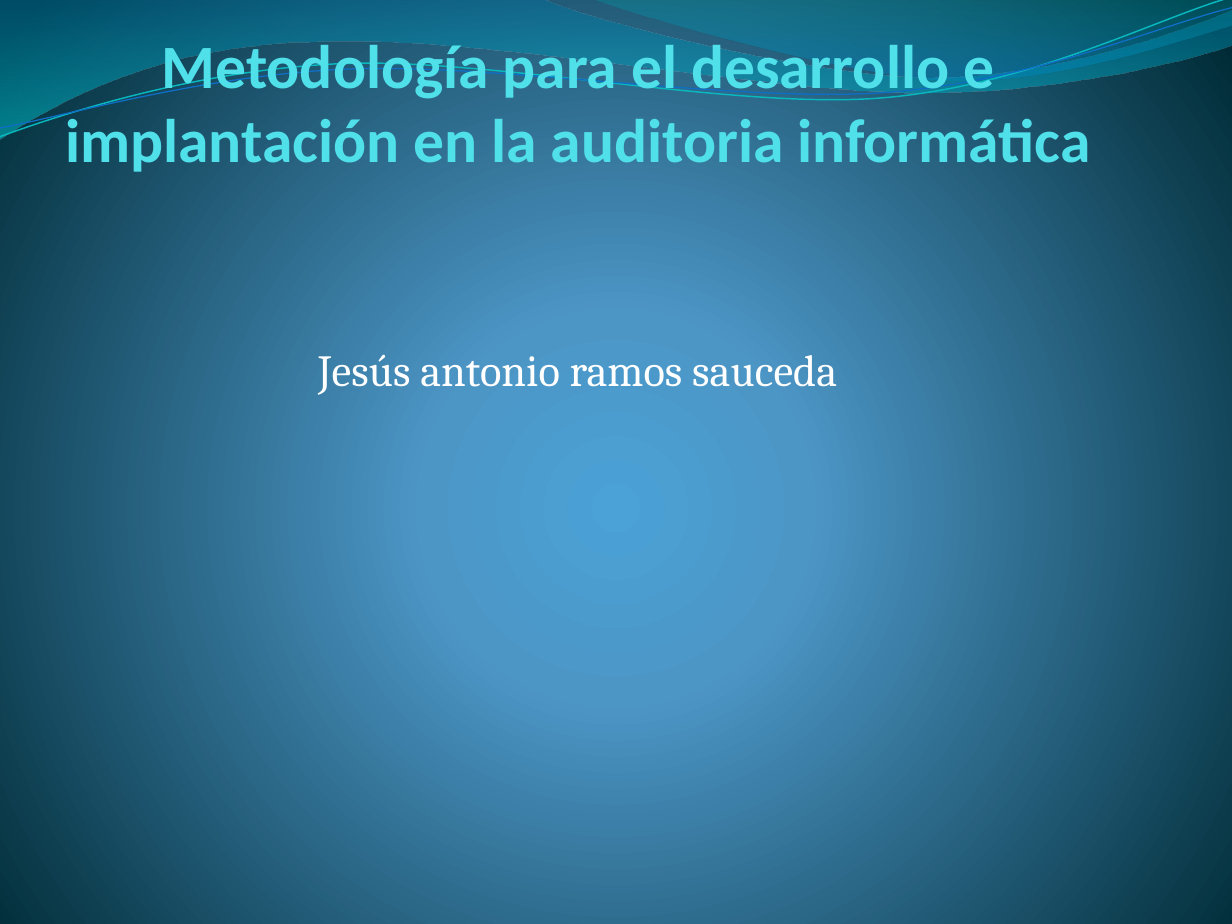
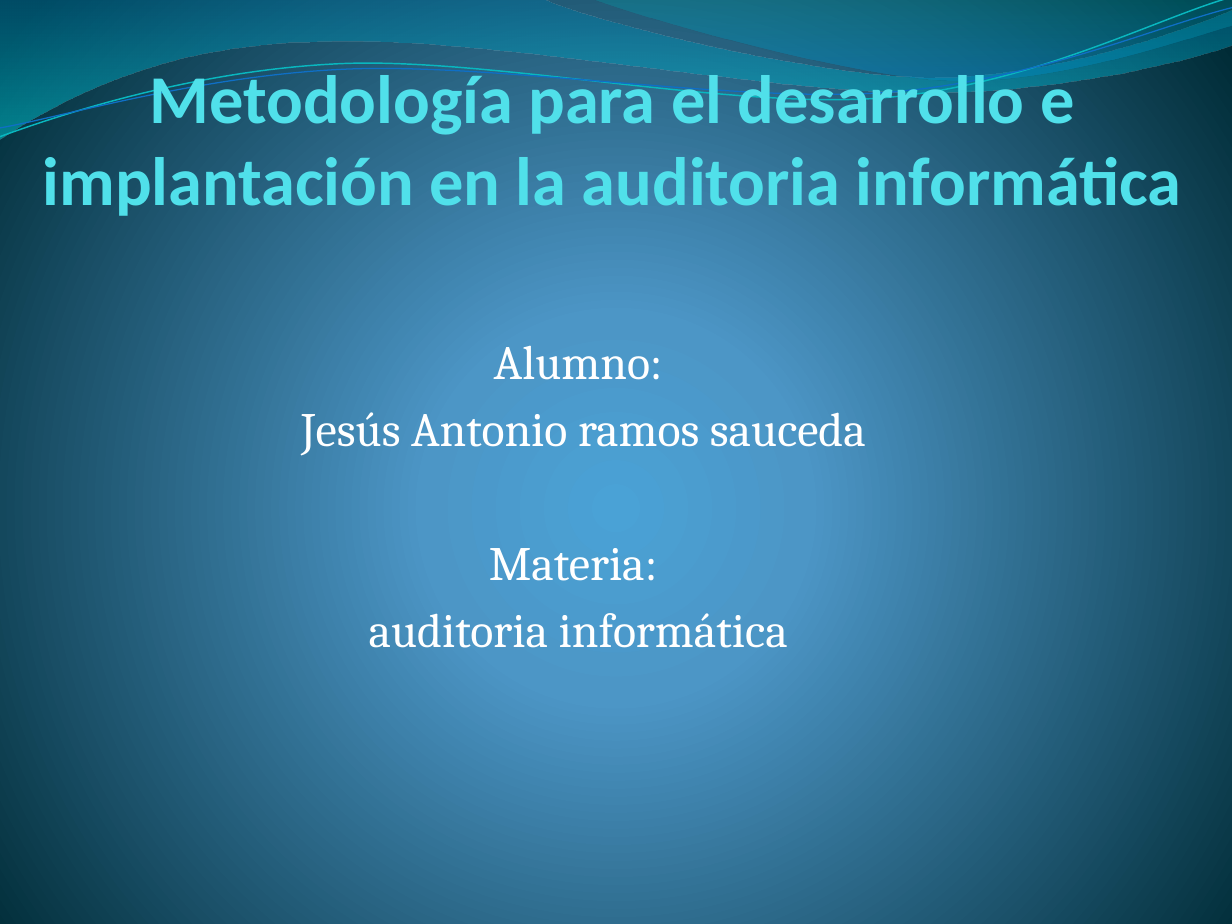
Before and after one commit to lc850/auditoria, a slide deck: slide 1 of Metodología para el desarrollo e implantación en la.pptx. Drawn at 1232x924 pixels with LibreOffice and Linux fonts; fonts in the diff are those of the drawing. Boxes give left, top, right and bottom in pixels: in the first picture for what was removed or moved away, otherwise in the second. Text is boxed around its words. In the diff, an @@ line names an element or a change of style, - is before the commit and + after.

Commit message:
antonio

```diff
--- a/Metodología para el desarrollo e implantación en la.pptx
+++ b/Metodología para el desarrollo e implantación en la.pptx
@@ title "Metodología para el desarrollo e ...": place and size @@
-title "Metodología para el desarrollo e ..." at (65,45,1090,176)
+title "Metodología para el desarrollo e ..." at (43,66,1181,221)
@@ title "Metodología para el desarrollo e ..." at (43,66,1181,221): size 36 to 40 pt @@
@@ subtitle at (301,345,866,648): text changed; size 26 to 28 pt @@
-Jesús antonio ramos sauceda
+Alumno:
+Jesús Antonio ramos sauceda
+Materia:
+auditoria informática
```
Also in this commit, not shown: 1 other slide changed, 5 slides added.
